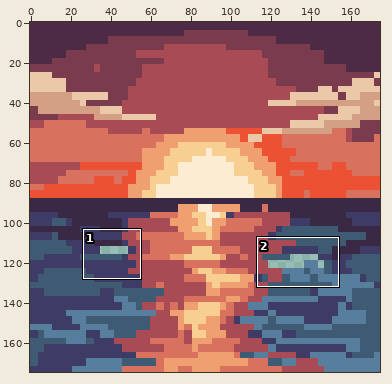
Sprite sheet -- dist/game_assets/sprites/itemicons/oceans_call.png. The first picture is a wide view before the edit; the outline marks the close-up.
Close-up. The starting point:
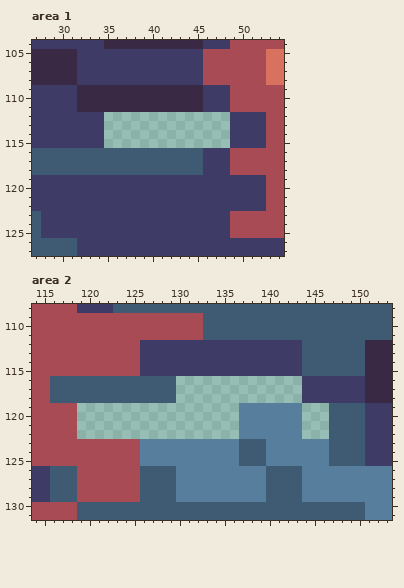
The file is 175x175 pixels. Shown: area 1: x 27..54, y 104..127; area 2: x 114..153, y 108..131.
The result:
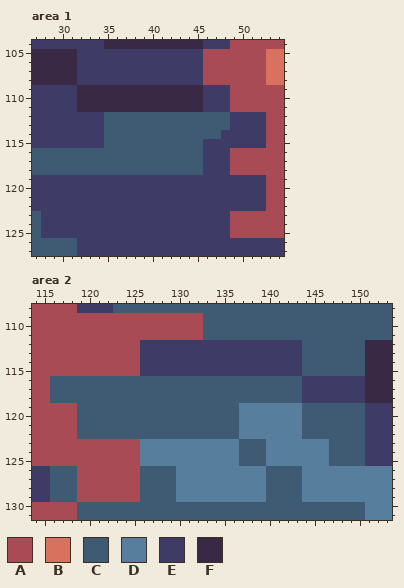
Palette (. is transparent): A #a94b54  B #d8725e  C #3f5b74  D #577f9d  E #3e3b66  F #392945
Changes in this commit:
Area 1:
Colour C is added in rows 112 to 113 at x 35 to 48; in row 114 at x 35 to 47; in row 115 at x 35 to 45.
Colour E is added in row 114 at x 48; in row 115 at x 46 to 48.
Area 2:
Colour C is added in rows 116 to 118 at x 130 to 143; in rows 119 to 122 at x 119 to 136 and 144 to 146.
Boxes around the changes in both close-ups, in picture pixels (x1, y1, x2, y2):
added: (104, 112, 230, 148)
added: (77, 376, 329, 439)
